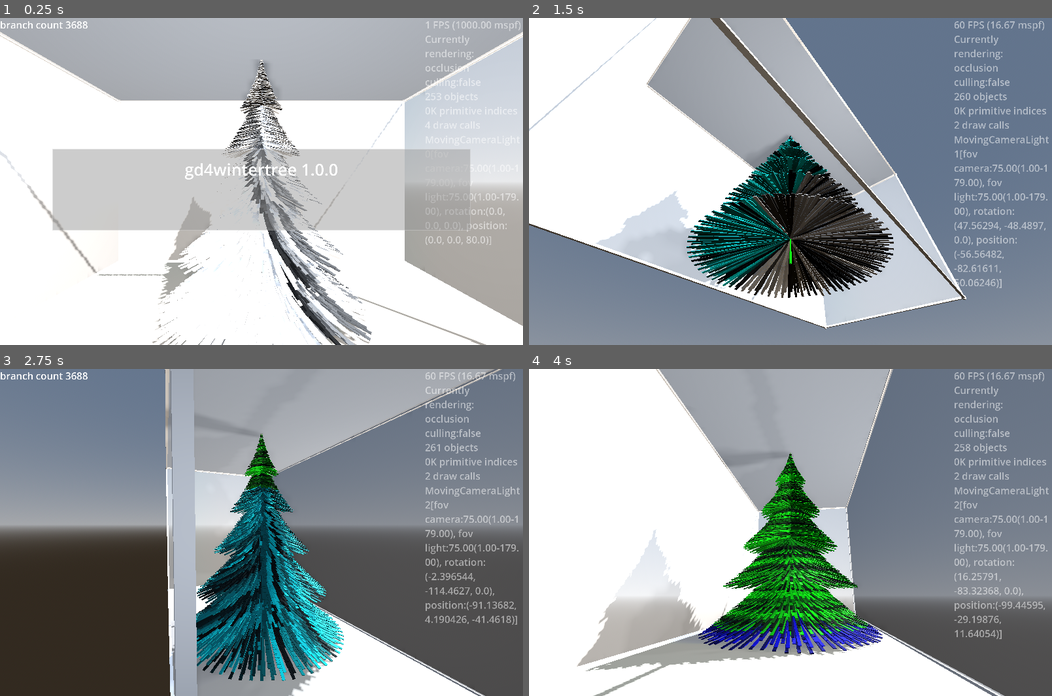
Above: before the commit, frames 1-4 (two rows, left to right).
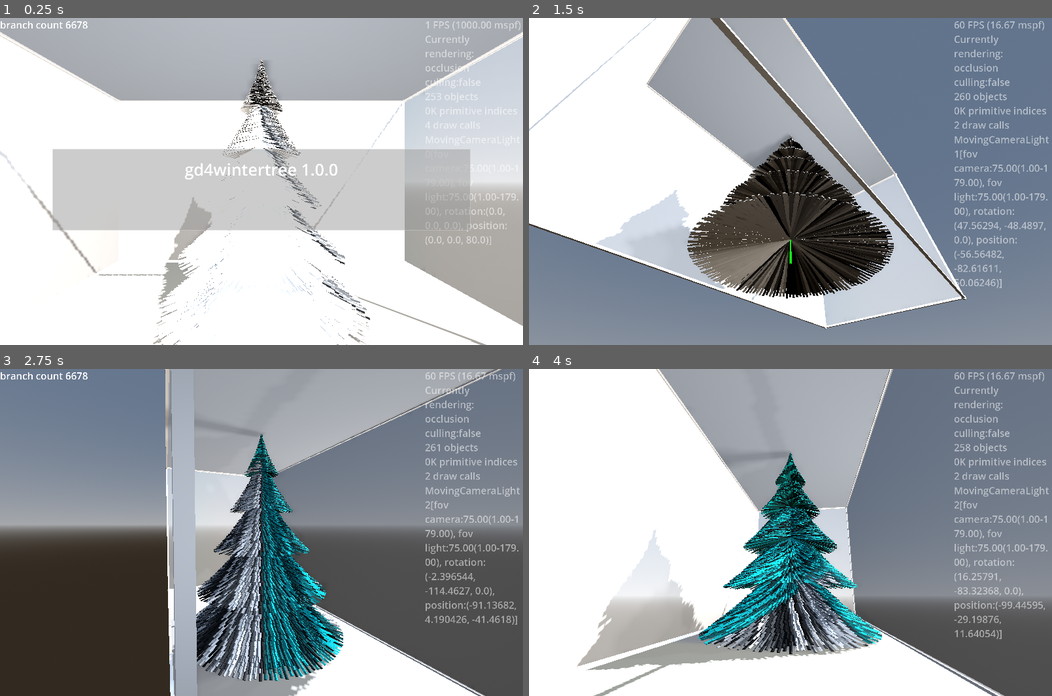
Above: after the commit, the same moments.

Repository: kasworld/gd4wintertree
Game: Godot game, scene res://main.tscn
Same seed, same stepped clock (60 frames per second), same inputs: the game is played once before the commit and once after it.
Inputs (mouse positions are in pixels of both pictures, inside the frame that each line leads up to):
- Up to frame 1 (0.25 s): no input
- Up to frame 2 (1.5 s): tap Enter at 0.5 s; move the mouse to (905, 165) at 0.52 s; hold Right 0.53-1.28 s; tap Q at 0.6 s; click (905, 165) at 0.67 s; move the mouse to (685, 197) at 1.27 s; hold Down from 1.28 s (still down); tap E at 1.35 s
- Up to frame 3 (2.75 s): move the mouse to (313, 460) at 2.02 s; release Down at 2.03 s; hold Right from 2.03 s (still down); tap Enter at 2.1 s
- Up to frame 4 (4 s): move the mouse to (764, 597) at 2.77 s; release Right at 2.78 s; hold Up 2.78-3.53 s; tap Q at 2.85 s; click (764, 597) at 2.92 s; move the mouse to (947, 581) at 3.52 s; hold Left from 3.53 s (still down); tap E at 3.6 s

The runs differ from the first frame. In frame 1, 5.9% of the frame differs, in the area x 12-72%, y 1-100%; in frame 2, 8.8%; in frame 3, 10%, in the area x 12-66%, y 1-100%; in frame 4, 9.3%.

Commit message:
use PrismMesh

Diff:
--- a/main.gd
+++ b/main.gd
@@ -48,14 +48,10 @@
 	$FixedCameraLight.make_current()
 	$GlassCabinet.init(WorldSize)
 
-	var bmesh := BoxMesh.new()
-	bmesh.size = Vector3(1,0.2,1)
-	#var bmesh := CylinderMesh.new()
-	#bmesh.height = 0.2
-	#bmesh.rings = 1
-	#bmesh.radial_segments = 8
+	var bmesh := PrismMesh.new()
+	bmesh.size = Vector3(1,0.3,1)
 	line_tree = preload("res://line_tree/line_tree.tscn").instantiate(
-		).init(bmesh, WorldSize.y, WorldSize.z/2, 100, PI/2, 1.0,
+		).init(bmesh, WorldSize.y, WorldSize.z/2, WorldSize.y, PI, 1.0,
 		).set_center_color(Color.GREEN)
 	add_child(line_tree)
 	$"왼쪽패널/LabelTree".text = "branch count %d" % [ line_tree.get_lines().multimesh.instance_count ]
